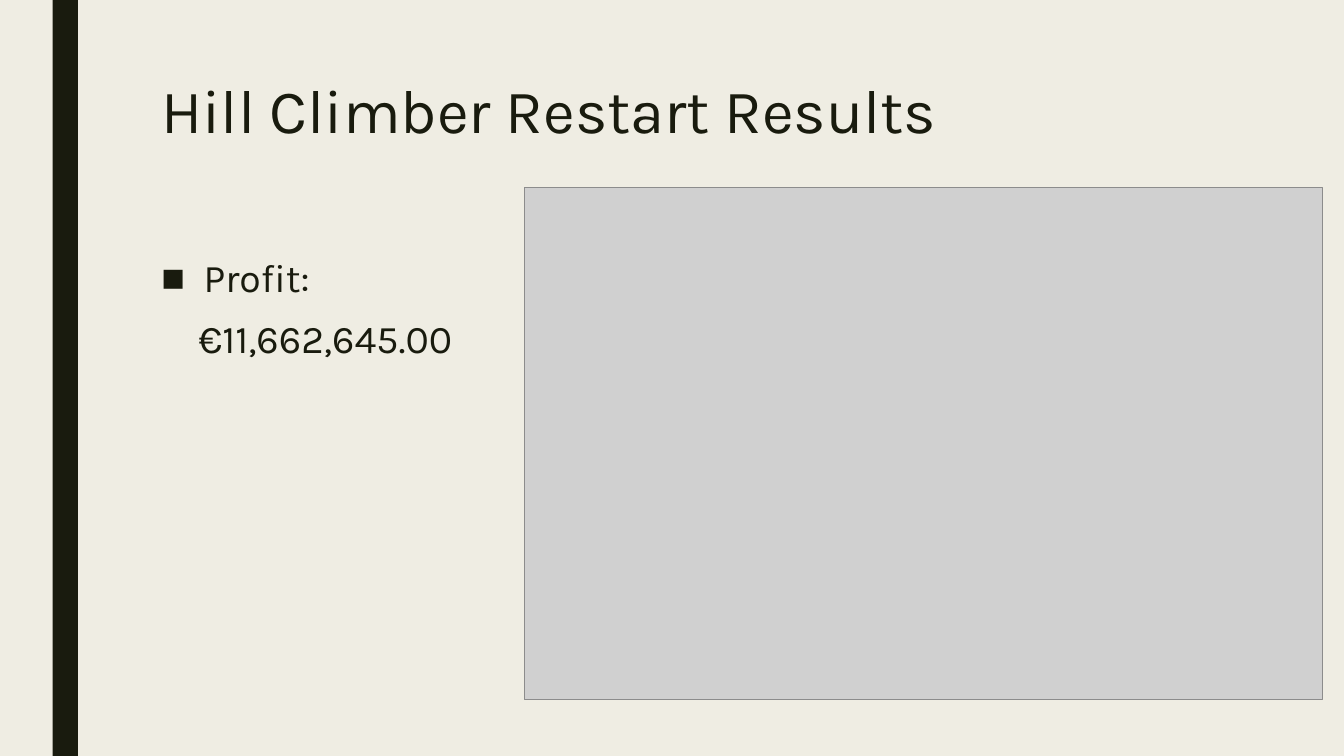
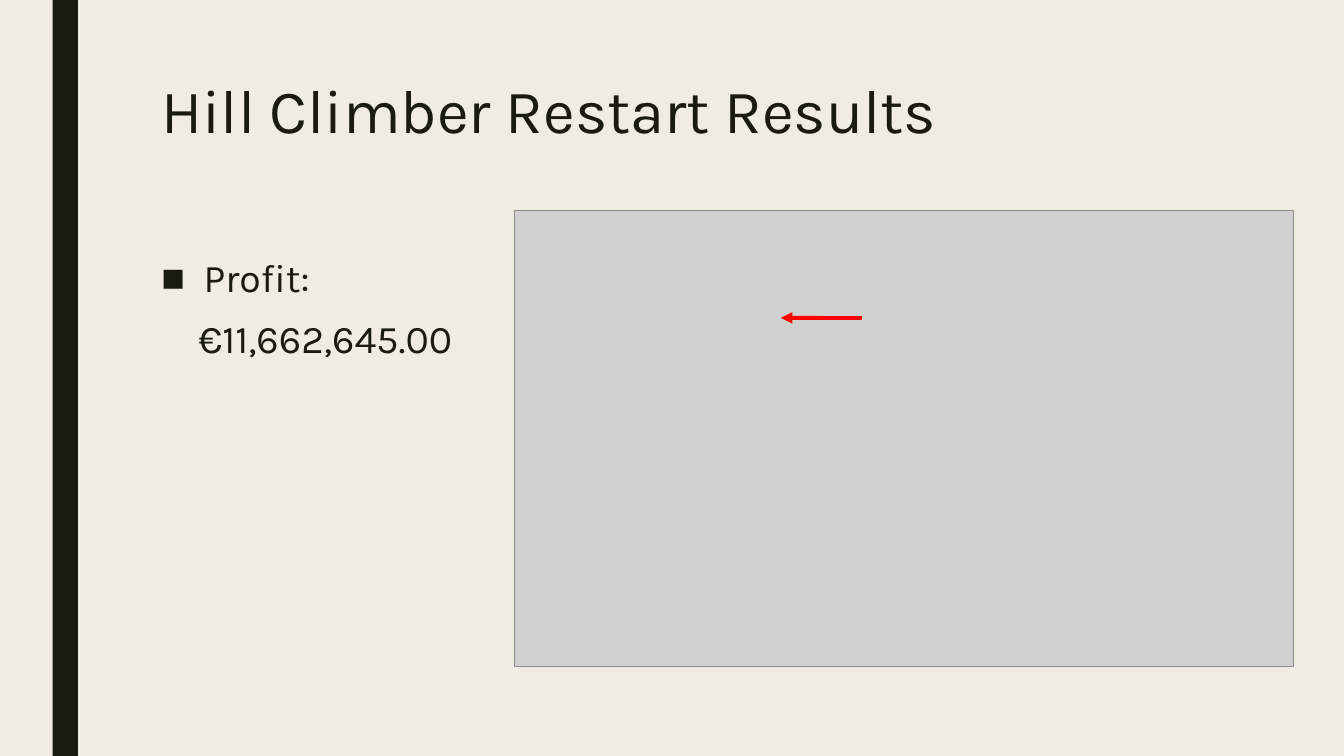
Before and after one commit to WouterDuijn/heuristic, a slide deck: slide 9 of doc/Mokum Airways.pptx (slide 8 before the commit). Drawn at 1344x756 pixels with LibreOffice and Linux fonts; fonts in the diff are those of the drawing; grey boxes stand for pictures. Boxes give left, top, right and bottom in pixels: in the first picture for what was removed or moved away, otherwise in the second. Text is boxed around its words. In the diff, an @@ line names an element or a change of style, - is before the commit and + after.

```diff
--- a/doc/Mokum Airways.pptx
+++ b/doc/Mokum Airways.pptx
@@ picture: place and size @@
-picture at [524, 188, 1323, 700]
+picture at [514, 211, 1294, 666]
@@ arrow added from (862, 318) to (781, 318), #FF0000 2.75 pt @@
```
Also in this commit, not shown: 4 other slides changed, 2 slides added.
